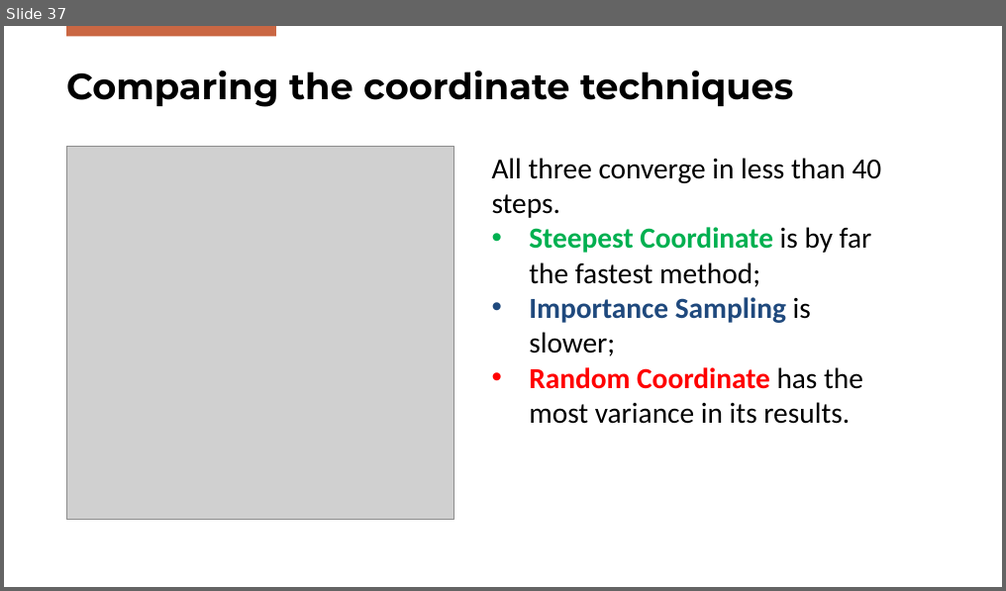
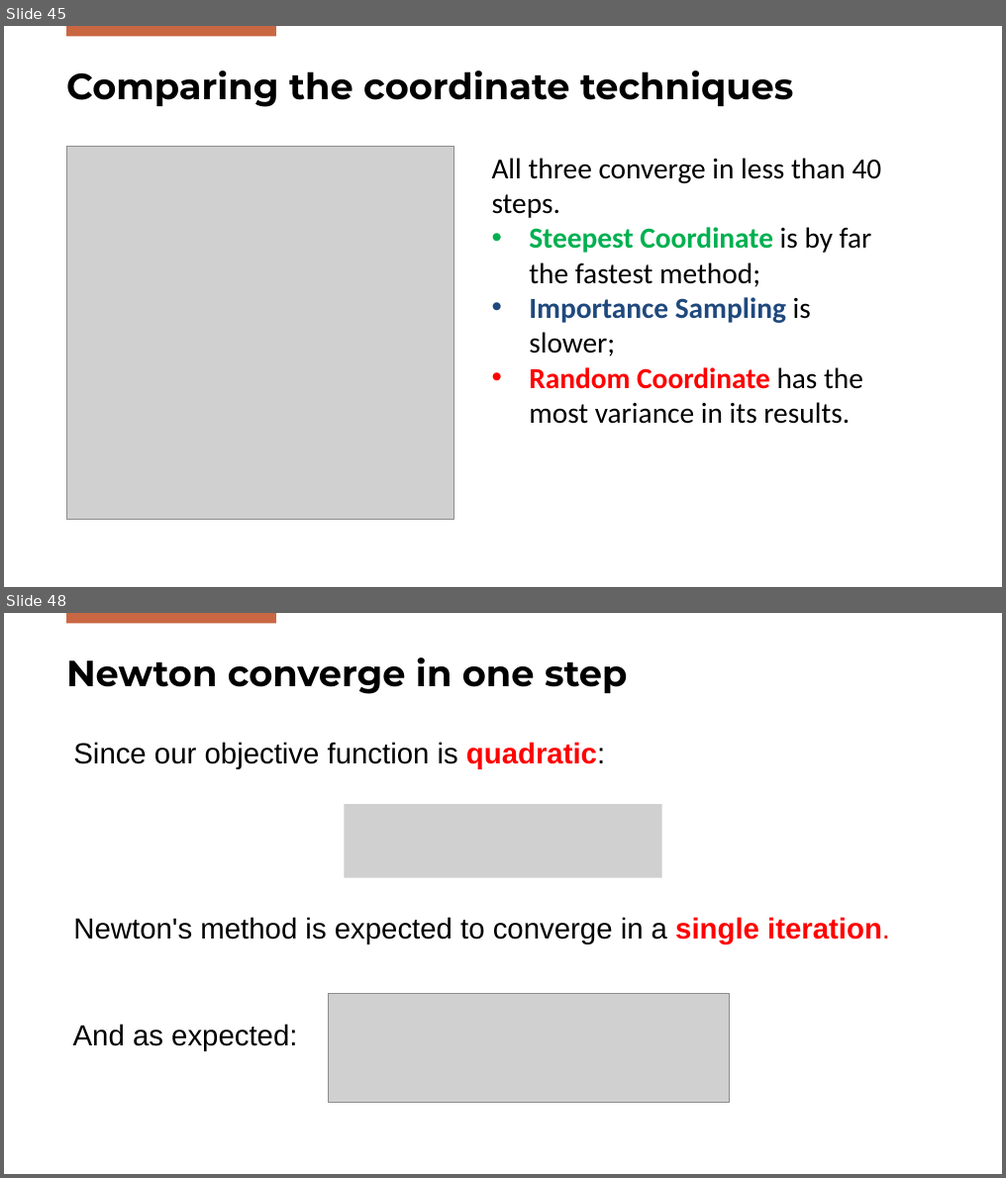
Before and after one commit to FilippoBolis/OptimizationProject_2025, a slide deck: Ppt/Optimization.pptx. Shown one above the other, each under a label of ours: slide 37 before the commit, slides 45 and 48 after it; the slides between them are not shown. The pictures are 1006x591 and 1006x1178 pixels, drawn with LibreOffice and Linux fonts; fonts in the diff are those of the drawing; grey boxes stand for pictures; background and template pictures are left out. Boxes give left, top, right and bottom in pixels: in the first picture for what was removed or moved away, otherwise in the second. Text is boxed around its words. In the diff, an @@ line names an element or a change of style, - is before the commit and + after.

```diff
--- a/Ppt/Optimization.pptx
+++ b/Ppt/Optimization.pptx
@@ slide 48 added at (4, 613, 1002, 1174), background #FFFFFF; not listed: 1 template element that a slide beside it also shows @@
@@ title added at (66, 658, 627, 694), 35 pt, text #000000, bold @@
+Newton converge in one step
@@ text added at (73, 742, 890, 945), 28 pt, text #000000 @@
+Since our objective function is quadratic:
+Newton's method is expected to converge in a single iteration.
@@ picture added at (344, 805, 662, 878) @@
@@ picture added at (328, 993, 730, 1103) @@
@@ text added at (73, 1024, 297, 1052), 28 pt, text #000000 @@
+And as expected:
@@ what was slide 37 is now slide 45 @@
```
Also in this commit, not shown: 13 other slides added, 1 slide removed, 1 other file.
